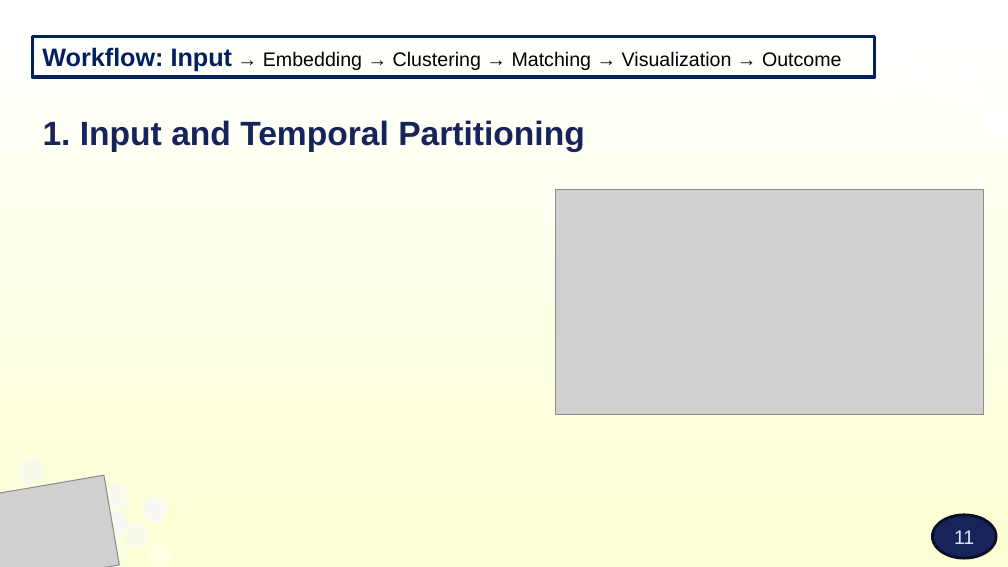
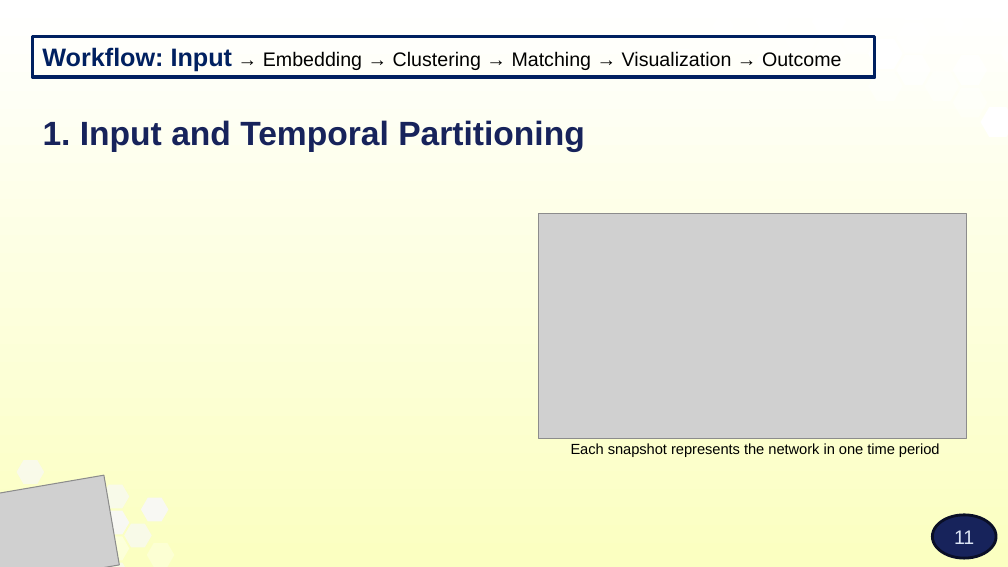
Before and after one commit to Yamit-Moreno/FinalProject_EvolvingKnowledgeInPublications, a slide deck: slide 11 of Capstone_Project_Phase_A_26-1-R-16.pptx. Drawn at 1008x567 pixels with LibreOffice and Linux fonts; fonts in the diff are those of the drawing; grey boxes stand for pictures; background and template pictures are left out. Boxes give left, top, right and bottom in pixels: in the first picture for what was removed or moved away, otherwise in the second. Text is boxed around its words. In the diff, an @@ line names an element or a change of style, - is before the commit and + after.

```diff
--- a/Capstone_Project_Phase_A_26-1-R-16.pptx
+++ b/Capstone_Project_Phase_A_26-1-R-16.pptx
@@ background gradient #FFFFFF to #FCFFD3 to gradient #FFFFFF to #FBFFC1 @@
@@ picture: place and size @@
-picture at (555,190,983,414)
+picture at (539,214,967,438)
@@ text added at (571,443,940,457), 10.5 pt, text #000000 @@
+Each snapshot represents the network in one time period
```
Also in this commit, not shown: 17 other slides changed.
